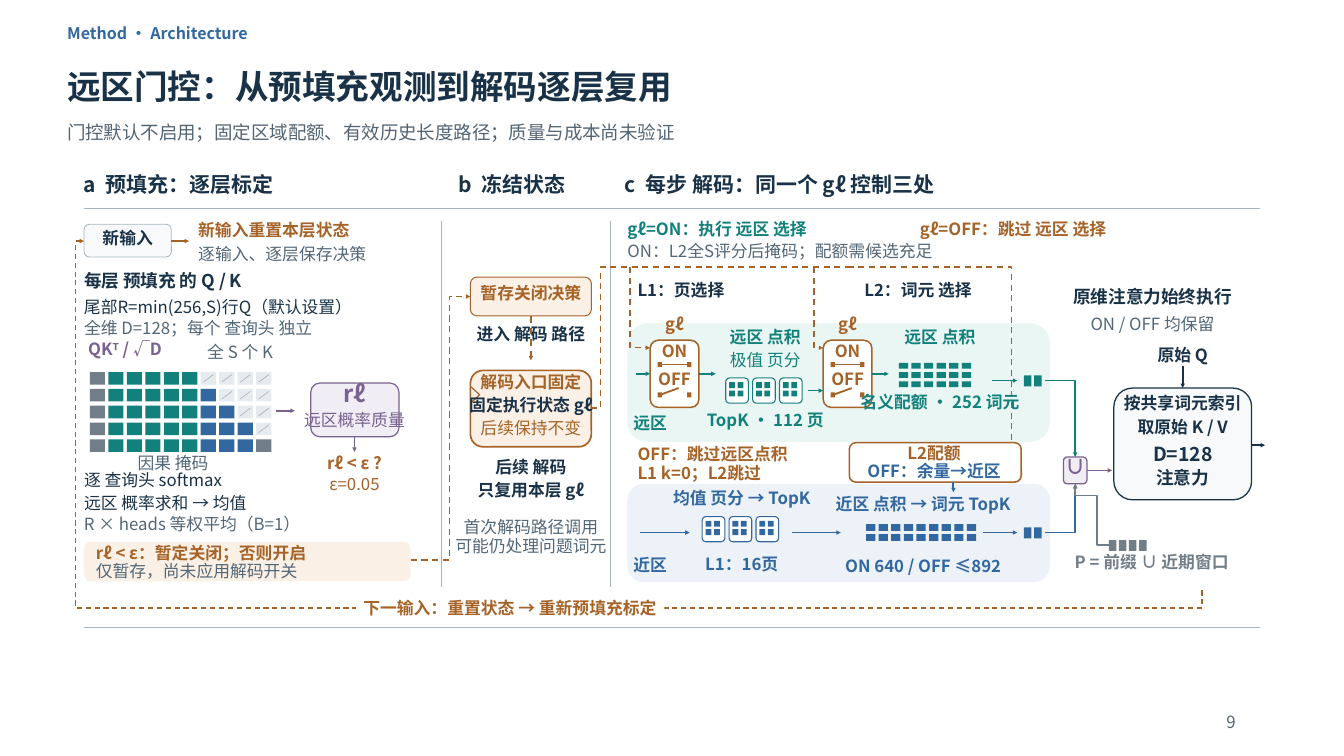
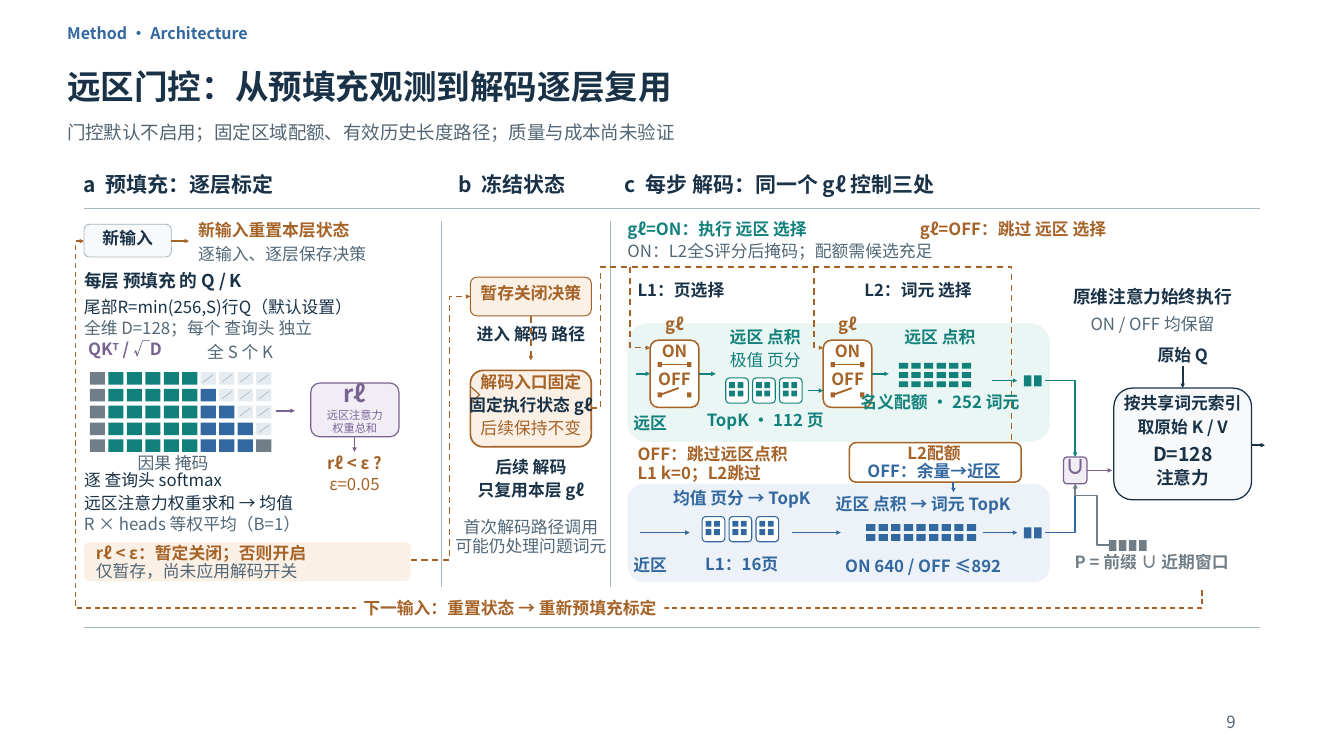
Before and after one commit to Chosen-David/two-level-attention, a slide deck: slide 9 of agent_doc/advice/dac_manuscript/presentation/TwoLevel_UserEdited_20261014.pptx. Drawn at 1344x756 pixels with LibreOffice and Linux fonts; fonts in the diff are those of the drawing. Boxes give left, top, right and bottom in pixels: in the first picture for what was removed or moved away, otherwise in the second. Text is boxed around its words. In the diff, an @@ line names an element or a change of style, - is before the commit and + after.

```diff
--- a/agent_doc/advice/dac_manuscript/presentation/TwoLevel_UserEdited_20261014.pptx
+++ b/agent_doc/advice/dac_manuscript/presentation/TwoLevel_UserEdited_20261014.pptx
@@ text at [327,409,383,433]: text changed; size 15 to 10 pt; text colour #78628F to #7B6598 @@
-远区概率质量
+远区注意力
+权重总和
@@ text at [84,495,293,511]: text changed @@
-远区 概率求和 → 均值
+远区注意力权重求和 → 均值
```
Also in this commit, not shown: 2 other slides changed, 48 other files.
